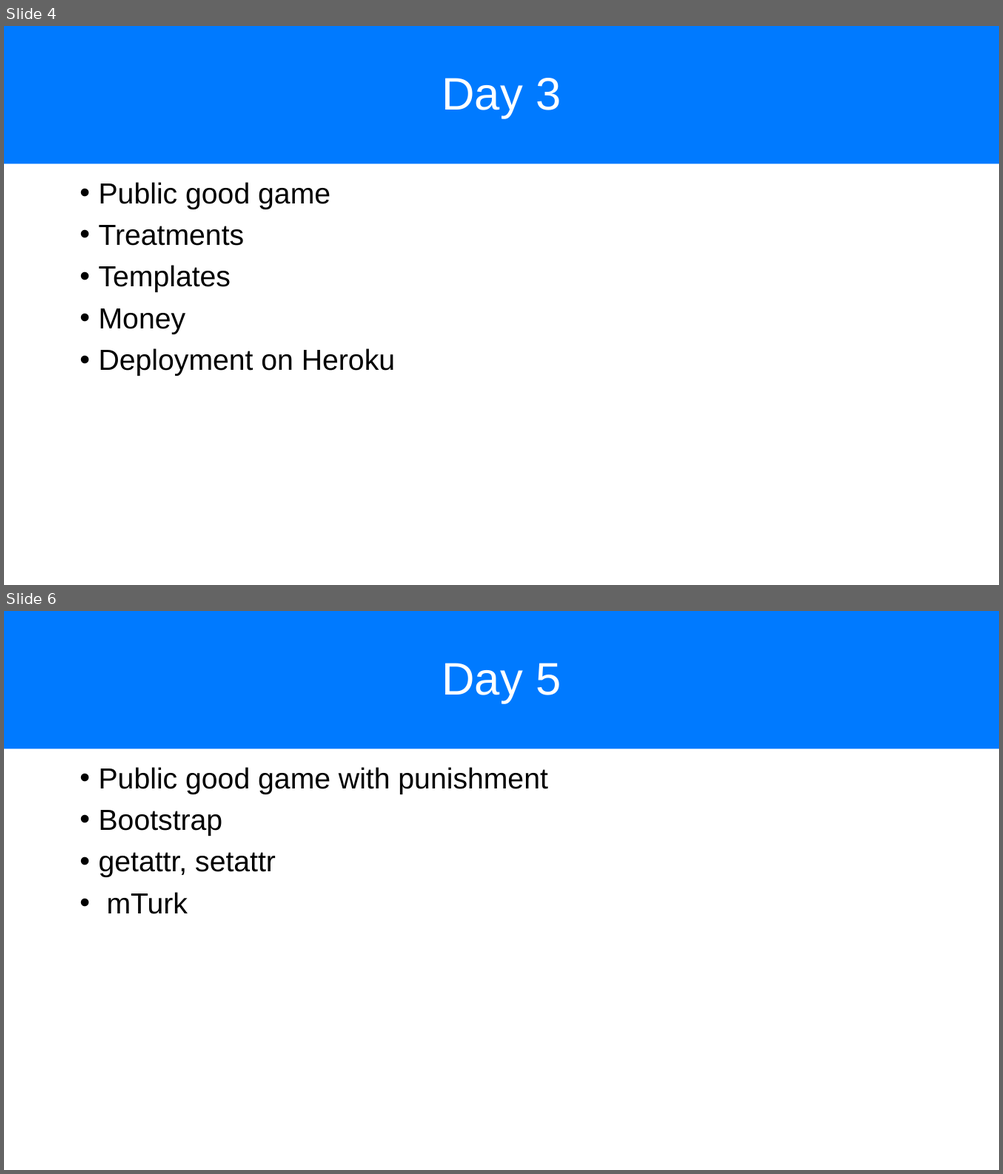
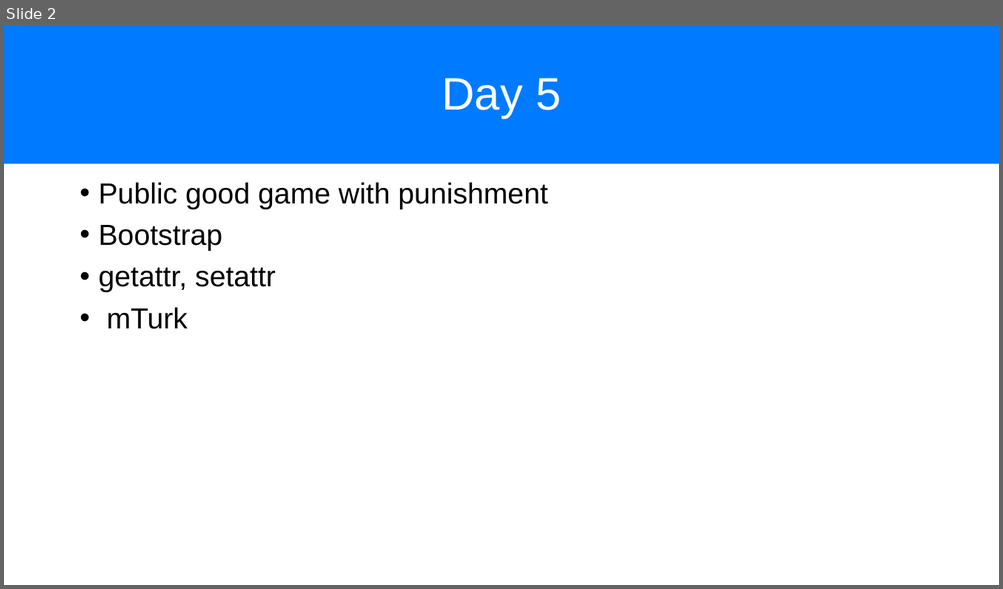
Before and after one commit to chapkovski/uncertainty-summer-school, a slide deck: presentations/frankfurt_july_2019 day5.pptx. Shown one above the other, each under a label of ours: slides 4 and 6 before the commit, slide 2 after it; the slides between them are not shown. The pictures are 1003x1174 and 1003x589 pixels, drawn with LibreOffice and Linux fonts; fonts in the diff are those of the drawing. Boxes give left, top, right and bottom in pixels: in the first picture for what was removed or moved away, otherwise in the second. Text is boxed around its words. In the diff, an @@ line names an element or a change of style, - is before the commit and + after.

```diff
--- a/presentations/frankfurt_july_2019 day5.pptx
+++ b/presentations/frankfurt_july_2019 day5.pptx
@@ slide 4 removed at box(4, 26, 999, 585), background #FFFFFF @@
@@ title removed at box(4, 26, 999, 164) @@
-Day 3
@@ text removed at box(99, 182, 395, 376) @@
-• Public good game
-• Treatments
-• Templates
-• Money
-• Deployment on Heroku
@@ what was slide 6 is now slide 2 @@
```
Also in this commit, not shown: 1 slide changed, 42 other slides removed, 4 other files.
